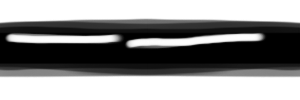
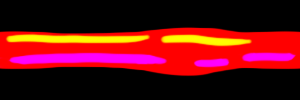
The second w=300, h=100 image is a revision of the first. Changes to its layers:
removed layer "Layer 3 copy" over (0, 17, 300, 78)
added layer "Layer 5" over (0, 0, 300, 100)
